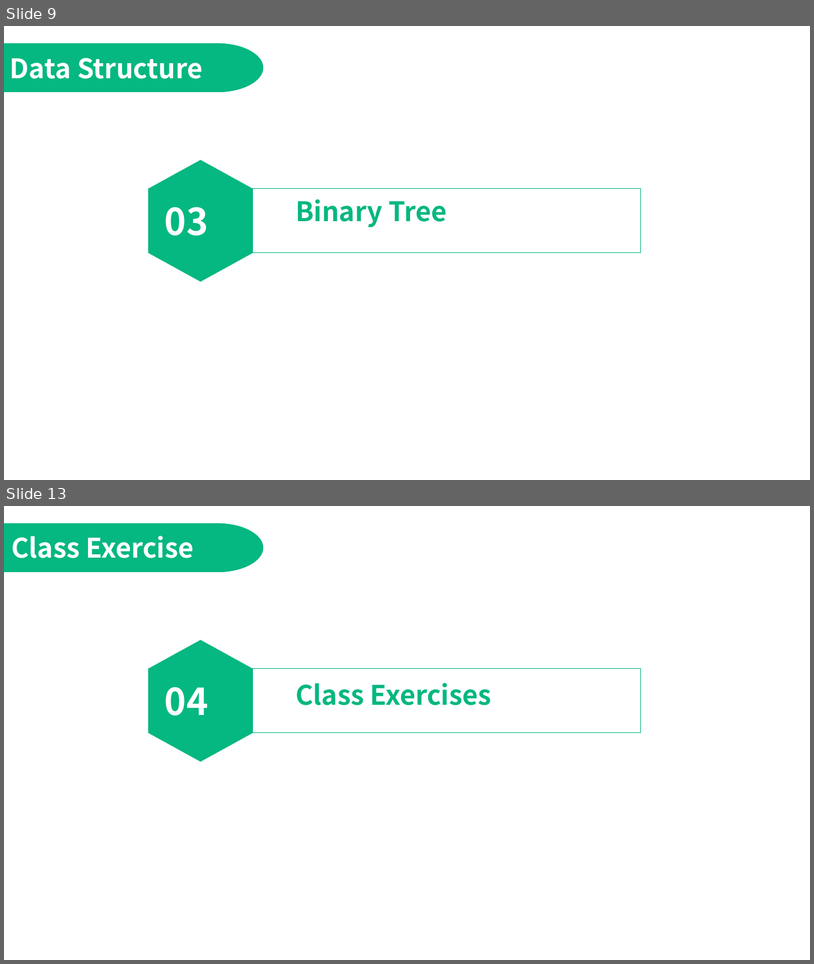
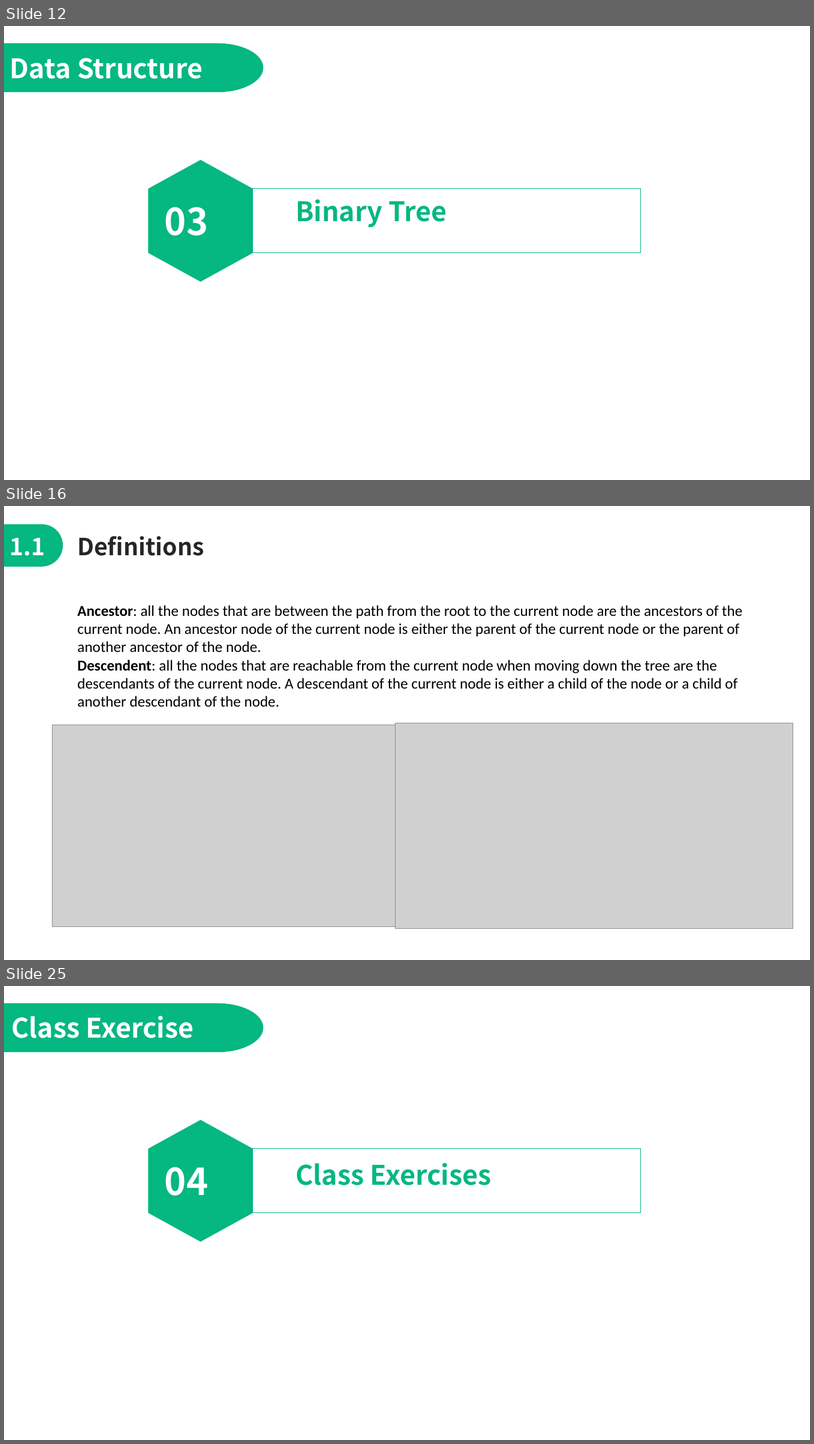
Before and after one commit to jimmyyih518/DSA2022Fall, a slide deck: week4/week4_slides.pptx. Shown one above the other, each under a label of ours: slides 9 and 13 before the commit, slides 12, 16 and 25 after it; the slides between them are not shown. The pictures are 814x964 and 814x1444 pixels, drawn with LibreOffice and Linux fonts; fonts in the diff are those of the drawing; grey boxes stand for pictures. Boxes give left, top, right and bottom in pixels: in the first picture for what was removed or moved away, otherwise in the second. Text is boxed around its words. In the diff, an @@ line names an element or a change of style, - is before the commit and + after.

```diff
--- a/week4/week4_slides.pptx
+++ b/week4/week4_slides.pptx
@@ slide 16 added at [4,506,810,960], background #FFFFFF @@
@@ freeform shape added at [4,524,63,567], fill #05B780 @@
@@ text added at [10,538,45,556], 28 pt, text #FFFFFF, bold @@
+1.1
@@ text added at [77,536,204,556], 28 pt, text #262626, bold @@
+Definitions
@@ text added at [77,605,743,706], 18 pt, text #000000 @@
+Ancestor: all the nodes that are between the path from the root to the current node are the ancestors of the current node. An ancestor node of the current node is either the parent of the current node or the parent of another ancestor of the node.
+Descendent: all the nodes that are reachable from the current node when moving down the tree are the descendants of the current node. A descendant of the current node is either a child of the node or a child of another descendant of the node.
@@ picture added at [53,725,399,927] @@
@@ picture added at [396,723,794,928] @@
@@ what was slide 9 is now slide 12 @@
@@ what was slide 13 is now slide 25 @@
```
Also in this commit, not shown: 8 slides changed, 12 other slides added, 17 other files.
